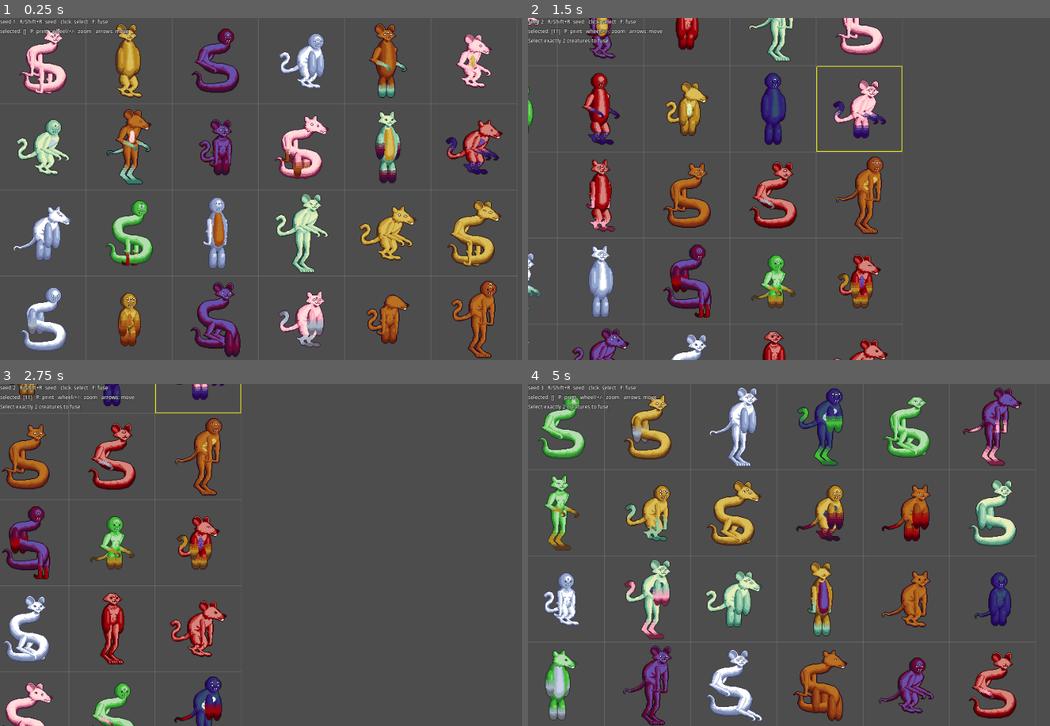
Above: before the commit, frames 1-4 (two rows, left to right).
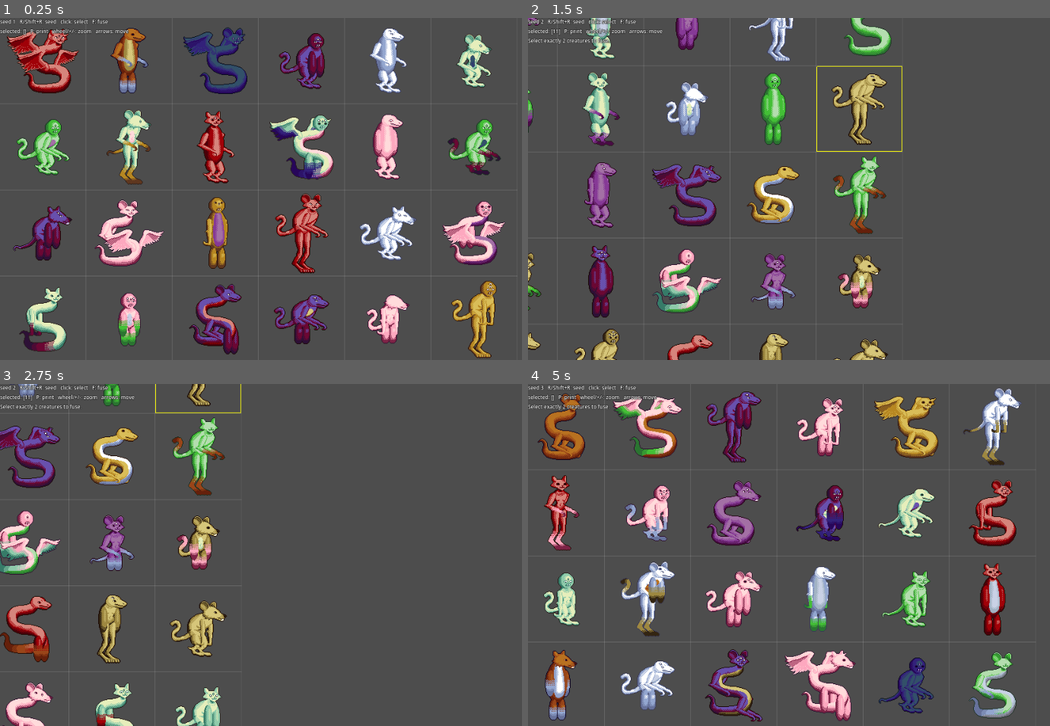
Above: after the commit, the same moments.

Repository: KT0mi/creature_feature_test
Game: Godot game, scene res://debug/creature_lab.tscn
Two runs of this game, one before a commit and one after it. Both use one fixed random seed, a clock stepped at 60 frames per second and the inputs below.
Inputs (mouse positions are in pixels of both pictures, inside the frame that each line leads up to):
- Up to frame 1 (0.25 s): no input
- Up to frame 2 (1.5 s): tap Enter at 0.5 s; move the mouse to (966, 171) at 0.52 s; hold Right 0.53-1.28 s; tap R at 0.6 s; click (966, 171) at 0.67 s; move the mouse to (710, 206) at 1.27 s; hold Down from 1.28 s (still down); tap F at 1.35 s
- Up to frame 3 (2.75 s): move the mouse to (365, 479) at 2.02 s; release Down at 2.03 s; hold Right from 2.03 s (still down); tap P at 2.1 s
- Up to frame 4 (5 s): move the mouse to (799, 623) at 2.77 s; release Right at 2.78 s; hold Up 2.78-3.53 s; tap R at 2.85 s; click (799, 623) at 2.92 s; move the mouse to (1013, 606) at 3.52 s; hold Left from 3.53 s (still down); tap F at 3.6 s; move the mouse to (648, 503) at 4.27 s; tap P at 4.35 s

The runs differ from the first frame. In frame 1, 22% of the frame differs, in the area x 1-97%, y 1-100%; in frame 2, 15%; in frame 3, 11%; in frame 4, 22%, in the area x 1-95%, y 1-100%.

Commit message:
Finished adding new creature plan (amphitere) and it's respective parts; Added 2 new palettes

Diff:
--- /dev/null
+++ b/creatures/palettes/palette_cream.tres
@@ -0,0 +1,9 @@
+[gd_resource type="Resource" script_class="CreaturePalette" format=3 uid="uid://bq0dwsgpy50om"]
+
+[ext_resource type="Script" uid="uid://de7qplmr6rrvn" path="res://core/creature_palette.gd" id="1_b02dt"]
+
+[resource]
+script = ExtResource("1_b02dt")
+id = &"cream"
+ramp = PackedColorArray(0.09535485, 0.021331785, 0, 1, 0.2, 0.1488, 0.072000004, 1, 0.62, 0.5346467, 0.2542, 1, 0.84, 0.7798, 0.47879997, 1)
+metadata/_custom_type_script = "uid://de7qplmr6rrvn"
--- /dev/null
+++ b/creatures/palettes/palette_purple.tres
@@ -0,0 +1,9 @@
+[gd_resource type="Resource" script_class="CreaturePalette" format=3 uid="uid://qgqeefdub7ij"]
+
+[ext_resource type="Script" uid="uid://de7qplmr6rrvn" path="res://core/creature_palette.gd" id="1_r6164"]
+
+[resource]
+script = ExtResource("1_r6164")
+id = &"purple"
+ramp = PackedColorArray(0.12975669, 1.8650665e-07, 0.06914037, 1, 0.28748506, 0.050470315, 0.27078795, 1, 0.52903336, 0.22419998, 0.59, 1, 0.6396, 0.442, 0.65, 1)
+metadata/_custom_type_script = "uid://de7qplmr6rrvn"
--- /dev/null
+++ b/creatures/parts/eye/eye_amphitere/eye_amphitere.tres
@@ -0,0 +1,13 @@
+[gd_resource type="Resource" script_class="PartDef" format=3 uid="uid://b161dsug0a48u"]
+
+[ext_resource type="Script" uid="uid://7dgkkkdx3j2n" path="res://core/part_def.gd" id="1_akmny"]
+[ext_resource type="Script" uid="uid://bfh2awx2qd881" path="res://core/part_socket.gd" id="2_34urh"]
+[ext_resource type="Texture2D" uid="uid://dyweiedvfxed5" path="res://creatures/parts/eye/eye_amphitere/eye_amphitere.png" id="2_naa4g"]
+
+[resource]
+script = ExtResource("1_akmny")
+id = &"eye_amphitere"
+type = &"eye"
+sheet = ExtResource("2_naa4g")
+attach = Vector2i(4, 2)
+metadata/_custom_type_script = "uid://7dgkkkdx3j2n"
--- /dev/null
+++ b/creatures/parts/head/head_amphitere/head_amphitere.tres
@@ -0,0 +1,53 @@
+[gd_resource type="Resource" script_class="PartDef" format=3 uid="uid://c4u5r0tb3w7na"]
+
+[ext_resource type="Script" uid="uid://7dgkkkdx3j2n" path="res://core/part_def.gd" id="1_662qe"]
+[ext_resource type="Script" uid="uid://bfh2awx2qd881" path="res://core/part_socket.gd" id="2_4p4uq"]
+[ext_resource type="Texture2D" uid="uid://dwsgv76bsqk0y" path="res://creatures/parts/head/head_amphitere/head_amphitere.png" id="2_a47bg"]
+
+[sub_resource type="Resource" id="Resource_dhpso"]
+script = ExtResource("2_4p4uq")
+name = &"eye_1"
+accepts_type = PackedStringArray("eye")
+forbidden_tags = PackedStringArray("far")
+positions = Array[Vector2i]([Vector2i(14, 9)])
+chance = 0.9
+metadata/_custom_type_script = "uid://bfh2awx2qd881"
+
+[sub_resource type="Resource" id="Resource_4p4uq"]
+script = ExtResource("2_4p4uq")
+name = &"eye_2"
+accepts_type = PackedStringArray("eye")
+forbidden_tags = PackedStringArray("far")
+positions = Array[Vector2i]([Vector2i(11, 4)])
+chance = 0.5
+metadata/_custom_type_script = "uid://bfh2awx2qd881"
+
+[sub_resource type="Resource" id="Resource_a47bg"]
+script = ExtResource("2_4p4uq")
+name = &"ear_near"
+accepts_type = PackedStringArray("ear")
+forbidden_tags = PackedStringArray("far")
+positions = Array[Vector2i]([Vector2i(2, 4)])
+chance = 0.2
+metadata/_custom_type_script = "uid://bfh2awx2qd881"
+
+[sub_resource type="Resource" id="Resource_hw5x6"]
+script = ExtResource("2_4p4uq")
+name = &"ear_far"
+accepts_type = PackedStringArray("ear")
+forbidden_tags = PackedStringArray("near")
+positions = Array[Vector2i]([Vector2i(15, 2)])
+chance = 0.2
+z_offset = -1
+copy_from = &"ear_near"
+use_counterpart = true
+metadata/_custom_type_script = "uid://bfh2awx2qd881"
+
+[resource]
+script = ExtResource("1_662qe")
+id = &"head_amphitere"
+type = &"head"
+sheet = ExtResource("2_a47bg")
+attach = Vector2i(5, 13)
+sockets = Array[ExtResource("2_4p4uq")]([SubResource("Resource_dhpso"), SubResource("Resource_4p4uq"), SubResource("Resource_a47bg"), SubResource("Resource_hw5x6")])
+metadata/_custom_type_script = "uid://7dgkkkdx3j2n"
--- a/creatures/parts/torso/torso_amphitere/torso_amphitere.tres
+++ b/creatures/parts/torso/torso_amphitere/torso_amphitere.tres
@@ -18,7 +18,6 @@
 forbidden_tags = PackedStringArray("far")
 positions = Array[Vector2i]([Vector2i(20, 15)])
 chance = 0.8
-z_offset = 3
 metadata/_custom_type_script = "uid://bfh2awx2qd881"
 
 [sub_resource type="Resource" id="Resource_hxlnd"]
@@ -62,6 +61,7 @@
 forbidden_tags = PackedStringArray("far")
 positions = Array[Vector2i]([Vector2i(60, 54)])
 chance = 0.4
+z_offset = 3
 metadata/_custom_type_script = "uid://bfh2awx2qd881"
 
 [sub_resource type="Resource" id="Resource_p2p2a"]
--- /dev/null
+++ b/creatures/parts/wing/wing_amphitere_far/wing_amphitere_far.tres
@@ -0,0 +1,15 @@
+[gd_resource type="Resource" script_class="PartDef" format=3 uid="uid://0yhugi28cp51"]
+
+[ext_resource type="Script" uid="uid://7dgkkkdx3j2n" path="res://core/part_def.gd" id="1_7dlii"]
+[ext_resource type="Texture2D" uid="uid://cakt6tn574qx1" path="res://creatures/parts/wing/wing_amphitere_far/wing_amphitere_far.png" id="2_27i46"]
+[ext_resource type="Script" uid="uid://bfh2awx2qd881" path="res://core/part_socket.gd" id="2_gcyrw"]
+
+[resource]
+script = ExtResource("1_7dlii")
+id = &"wing_amphitere_far"
+type = &"wing"
+tags = PackedStringArray("far")
+sheet = ExtResource("2_27i46")
+attach = Vector2i(3, 30)
+counterpart = &"wing_amphitere_near"
+metadata/_custom_type_script = "uid://7dgkkkdx3j2n"
--- /dev/null
+++ b/creatures/parts/wing/wing_amphitere_near/wing_amphitere_near.tres
@@ -0,0 +1,15 @@
+[gd_resource type="Resource" script_class="PartDef" format=3 uid="uid://b5nlsa7e6nnvu"]
+
+[ext_resource type="Script" uid="uid://7dgkkkdx3j2n" path="res://core/part_def.gd" id="1_i2e7c"]
+[ext_resource type="Script" uid="uid://bfh2awx2qd881" path="res://core/part_socket.gd" id="2_3y77i"]
+[ext_resource type="Texture2D" uid="uid://7rcmecoqhgch" path="res://creatures/parts/wing/wing_amphitere_near/wing_amphitere_near.png" id="2_hqcjl"]
+
+[resource]
+script = ExtResource("1_i2e7c")
+id = &"wing_amphitere_near"
+type = &"wing"
+tags = PackedStringArray("near")
+sheet = ExtResource("2_hqcjl")
+attach = Vector2i(46, 31)
+counterpart = &"wing_amphitere_far"
+metadata/_custom_type_script = "uid://7dgkkkdx3j2n"
Binary file added: art_source/creatures/amphitere.ase
Binary file added: creatures/parts/eye/eye_amphitere/eye_amphitere.png
Not shown, added: creatures/parts/eye/eye_amphitere/eye_amphitere.png.import
Binary file added: creatures/parts/head/head_amphitere/head_amphitere.png
Not shown, added: creatures/parts/head/head_amphitere/head_amphitere.png.import
Binary file added: creatures/parts/torso/torso_amphitere/patterns/belly.png
Not shown, added: creatures/parts/torso/torso_amphitere/patterns/belly.png.import
Binary file added: creatures/parts/torso/torso_amphitere/patterns/point_coloration.png
Not shown, added: creatures/parts/torso/torso_amphitere/patterns/point_coloration.png.import
Binary file added: creatures/parts/wing/wing_amphitere_far/patterns/point_coloration.png
Not shown, added: creatures/parts/wing/wing_amphitere_far/patterns/point_coloration.png.import
Binary file added: creatures/parts/wing/wing_amphitere_far/wing_amphitere_far.png
(and 7 more such lines)
